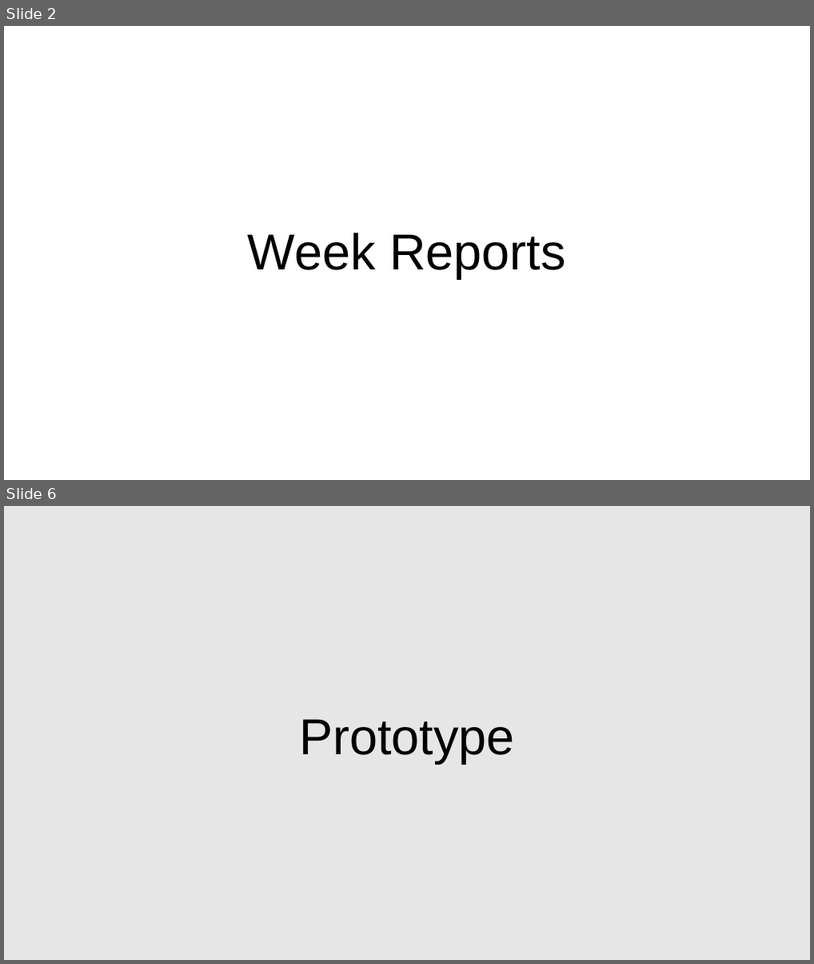
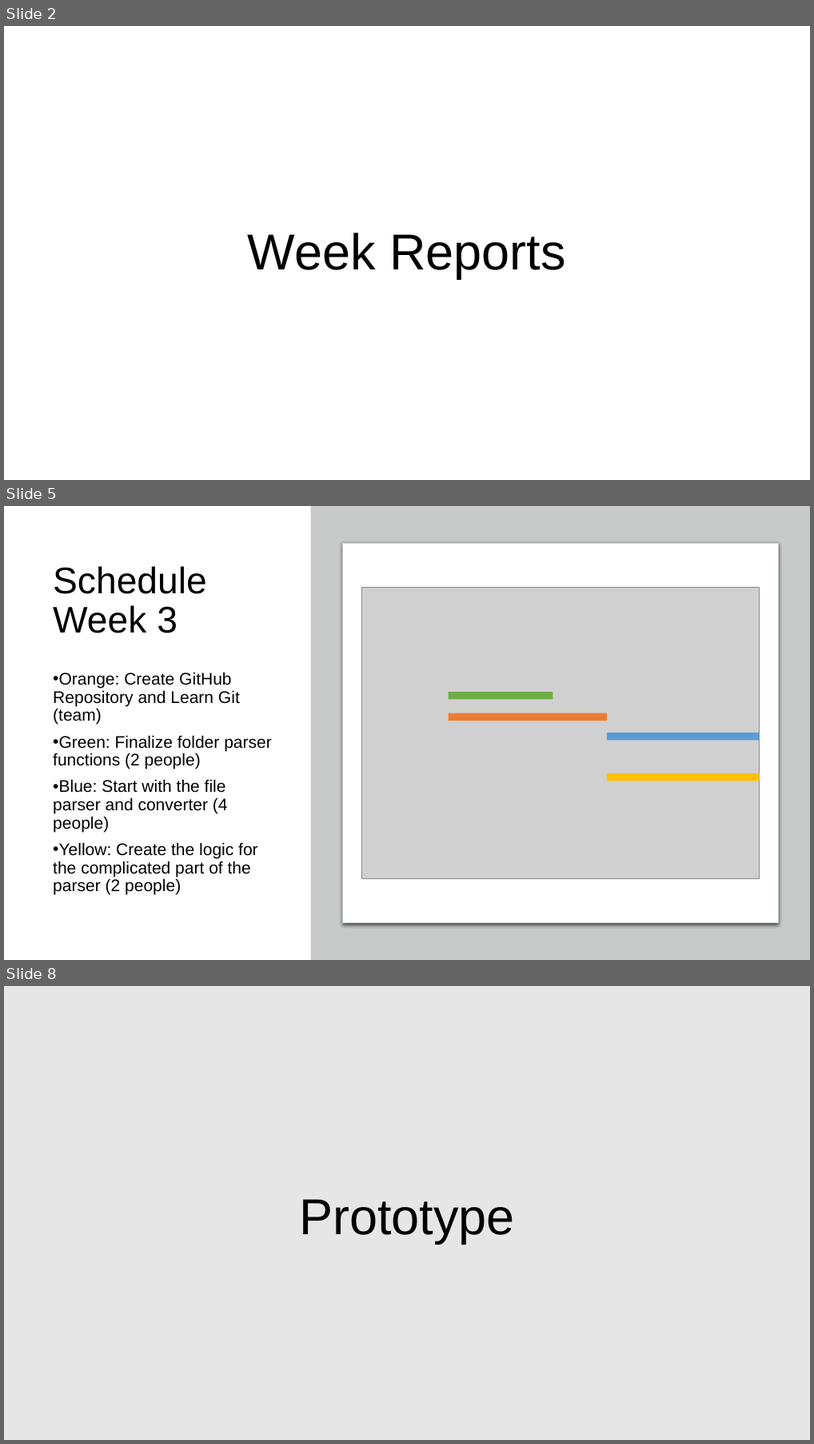
Before and after one commit to joehachemx/documentation-generator-pii, a slide deck: Extra/pii - presentation.pptx. Shown one above the other, each under a label of ours: slides 2 and 6 before the commit, slides 2, 5 and 8 after it; the slides between them are not shown. The pictures are 814x964 and 814x1444 pixels, drawn with LibreOffice and Linux fonts; fonts in the diff are those of the drawing; grey boxes stand for pictures. Boxes give left, top, right and bottom in pixels: in the first picture for what was removed or moved away, otherwise in the second. Text is boxed around its words. In the diff, an @@ line names an element or a change of style, - is before the commit and + after.

```diff
--- a/Extra/pii - presentation.pptx
+++ b/Extra/pii - presentation.pptx
@@ slide 5 added at [4,506,810,960], background #FFFFFF @@
@@ rectangle added at [310,506,810,960], fill #C8CACA @@
@@ rounded rectangle added at [342,543,778,923], fill #FFFFFF, outline #C8CACA 0.75 pt @@
@@ title added at [53,566,207,633], 44 pt, text #000000 @@
+Schedule Week 3
@@ picture added at [362,588,759,879] @@
@@ text added at [53,672,272,895], 20 pt, text #000000 @@
+• Orange: Create GitHub Repository and Learn Git (team)
+• Green: Finalize folder parser functions (2 people)
+• Blue: Start with the file parser and converter (4 people)
+• Yellow: Create the logic for the complicated part of the parser (2 people)
@@ rectangle added at [449,692,554,699], fill #70AD47 @@
@@ rectangle added at [449,713,607,720], fill #ED7D31 @@
@@ rectangle added at [607,732,759,740], fill #5B9BD5 @@
@@ rectangle added at [607,773,759,780], fill #FFC000 @@
@@ what was slide 6 is now slide 8 @@
```
Also in this commit, not shown: 2 slides changed, 2 other slides added, 1 slide removed, 2 other files.
